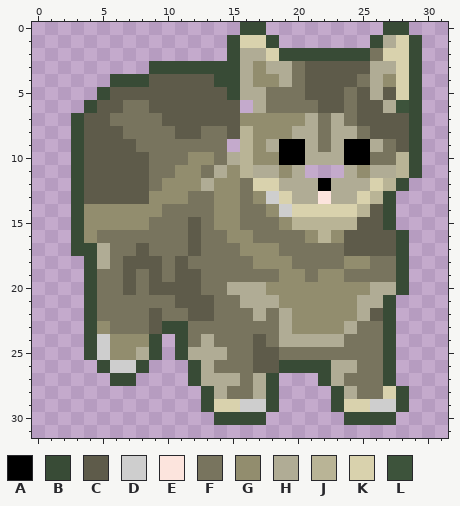
Two states of a pixel-art sprite, textures/Player.png. Above is the file before it was changed.
The file is 32x32 pixels.
Palette (. is transparent): A #000000  B #384b36  C #5e5b4a  D #cecece  E #fce4dd  F #78745e  G #928d6e  H #b0ac95  J #b9b496  K #d9d2ad  L #3d533b
Pixels before, first column x 3:
 0 .............BB.........BB.
 1 ............BKKB.......BHKB
 2 ............BHHKBBBBBBBFKKB
 3 ......BBBBBBBHGHHFCCCCCHHKB
 4 ...BBBCCCCCBBHGGHFCCCCFHGKB
 5 ..BCCCCCCCCCBHHFFFCCCFCHCKB
 6 .BCCFFCCCCCCC.HFFFFCCFCCHLB
 7 BCCFFFFCCCCCCGGGGGHFHFCCCCB
 8 BCCCFFFFCCFFCJGGGHHFHHFCCCB
 9 BCCCCFFFFFFF.JGHAAHFHAAHFCB
10 BCCCCCFFFGGFHJGGAAHHHAAFFJB
11 BCCCCCFFGGFHGJHHGH...HGHHJB
12 BCCCCCFGGGHGGFKKHHHAHHHKJB.
13 BCCCCCGGGFFGGFGDKHHEHHKJB..
14 BGGGGGGFFFFGGFFGDKKKKKJCB..
15 BGGGGGFFFCFGGFFFGJJJJJCCB..
16 BGFFFFFFFCFFGGFFFFGJGCCCCB.
17 BBHFFCFFFCFFFGGGFFFFFCCCCB.
18 .BHFCCCFCFFFFFGGGFFFFGGFFB.
19 .BFFCFCFCCFFFFFFGGFGGFFFFB.
20 .BFFCFCCCCFFHHHGGGGGGGGHHB.
21 .BFFFFFFCCCFFHHHGGGGGGHHB..
22 .BFFFFCFFCCFFFHFHGGGGGHCB..
23 .BGFFFCBBFFFFFFFHGGGGHFFB..
24 .BDGGGB.BFHFFFCFHHHHHFFFB..
25 .BDGGHB.BHHHFFCCFFFFFFFFB..
26 ..BDDB...BHFFFCCBBBBHHFFB..
27 ...BB....BHHHFHB...BHFFFB..
28 ..........BHFFHB....BHFFKB.
29 ..........BKKDDB....BKKDDB.
30 ...........BBBB......BBBB..
And afterwards:
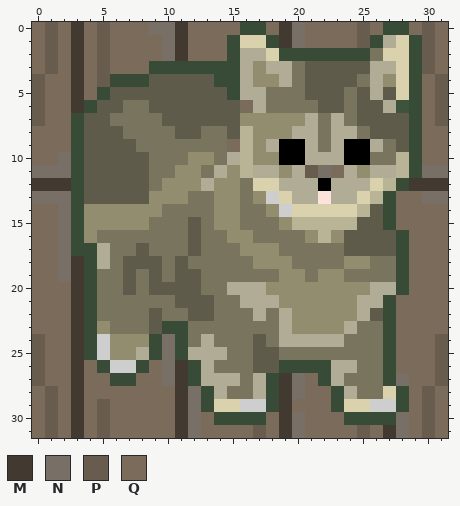
Colours new in this view: M #423a31  N #787066  P #675c4e  Q #7a6b5a
Change:
{"y":0,"x":0,"old":"................","new":"QPQMQPQQQNNMQQQQ"}
{"y":0,"x":18,"old":".........","new":"QMNQQQQPQ"}
{"y":0,"x":29,"old":"...","new":"QPQ"}
{"y":1,"x":0,"old":"...............","new":"QPQMQPQQQQNMQQQ"}
{"y":1,"x":19,"old":".......","new":"MNQQQQP"}
{"y":1,"x":30,"old":"..","new":"PQ"}
{"y":2,"x":0,"old":"...............","new":"QPQMQPQQQQNMQQQ"}
{"y":2,"x":30,"old":"..","new":"PQ"}
{"y":3,"x":0,"old":".........","new":"QPQMQPQQQ"}
{"y":3,"x":30,"old":"..","new":"PQ"}
{"y":4,"x":0,"old":"......","new":"PQQMQP"}
{"y":4,"x":30,"old":"..","new":"QP"}
{"y":5,"x":0,"old":".....","new":"PQQMQ"}
{"y":5,"x":30,"old":"..","new":"QP"}
{"y":6,"x":0,"old":"....","new":"PQQM"}
{"y":6,"x":16,"old":".","new":"Q"}
{"y":6,"x":30,"old":"..","new":"QP"}
{"y":7,"x":0,"old":"...","new":"PQQ"}
{"y":7,"x":30,"old":"..","new":"QP"}
{"y":8,"x":0,"old":"...","new":"QQQ"}
{"y":8,"x":30,"old":"..","new":"QQ"}
{"y":9,"x":0,"old":"...","new":"QQQ"}
{"y":9,"x":15,"old":".","new":"Q"}
{"y":9,"x":30,"old":"..","new":"QQ"}
{"y":10,"x":0,"old":"...","new":"QQN"}
{"y":10,"x":30,"old":"..","new":"QQ"}
{"y":11,"x":0,"old":"...","new":"NNN"}
{"y":11,"x":21,"old":"...","new":"PNQ"}
{"y":11,"x":30,"old":"..","new":"NN"}
{"y":12,"x":0,"old":"...","new":"MMM"}
{"y":12,"x":29,"old":"...","new":"MMM"}
{"y":13,"x":0,"old":"...","new":"NNN"}
{"y":13,"x":28,"old":"....","new":"QQNN"}
{"y":14,"x":0,"old":"...","new":"QQN"}
{"y":14,"x":28,"old":"....","new":"QQQQ"}
{"y":15,"x":0,"old":"...","new":"QQN"}
{"y":15,"x":28,"old":"....","new":"QQQQ"}
{"y":16,"x":0,"old":"...","new":"QQN"}
{"y":16,"x":29,"old":"...","new":"QQQ"}
{"y":17,"x":0,"old":"...","new":"QQN"}
{"y":17,"x":29,"old":"...","new":"QQQ"}
{"y":18,"x":0,"old":"....","new":"QQNM"}
{"y":18,"x":29,"old":"...","new":"QQQ"}
{"y":19,"x":0,"old":"....","new":"QQNM"}
{"y":19,"x":29,"old":"...","new":"QQQ"}
{"y":20,"x":0,"old":"....","new":"QQQM"}
{"y":20,"x":29,"old":"...","new":"QQQ"}
{"y":21,"x":0,"old":"....","new":"QQQM"}
{"y":21,"x":28,"old":"....","new":"QQQQ"}
{"y":22,"x":0,"old":"....","new":"QQQM"}
{"y":22,"x":28,"old":"....","new":"QQQQ"}
{"y":23,"x":0,"old":"....","new":"QQQM"}
{"y":23,"x":28,"old":"....","new":"QQQQ"}
{"y":24,"x":0,"old":"....","new":"PQQM"}
{"y":24,"x":10,"old":".","new":"N"}
{"y":24,"x":28,"old":"....","new":"QQQP"}
{"y":25,"x":0,"old":"....","new":"PQQM"}
{"y":25,"x":10,"old":".","new":"N"}
{"y":25,"x":28,"old":"....","new":"QQQP"}
{"y":26,"x":0,"old":".....","new":"PQQMQ"}
{"y":26,"x":9,"old":"...","new":"QNM"}
{"y":26,"x":28,"old":"....","new":"QQQP"}
{"y":27,"x":0,"old":"......","new":"PQQMQQ"}
{"y":27,"x":8,"old":"....","new":"QQNM"}
{"y":27,"x":19,"old":"...","new":"MNQ"}
{"y":27,"x":28,"old":"....","new":"NQQP"}
{"y":28,"x":0,"old":".............","new":"QPQMQQQQQQQMN"}
{"y":28,"x":19,"old":"....","new":"MNQQ"}
{"y":28,"x":29,"old":"...","new":"QPQ"}
{"y":29,"x":0,"old":".............","new":"QPQMQPQQQQQMN"}
{"y":29,"x":19,"old":"....","new":"MQQQ"}
{"y":29,"x":29,"old":"...","new":"QPQ"}
{"y":30,"x":0,"old":"..............","new":"QPQMQPQQQQQMNQ"}
{"y":30,"x":18,"old":"......","new":"QMNQQQ"}
{"y":30,"x":28,"old":"....","new":"NQPQ"}
{"y":31,"x":0,"old":"................................","new":"QPQMQPQQQQQMNQQQQPQMNQQQQPQMNQPQ"}
{"label":"added","picture_box":[32,22,448,438]}
